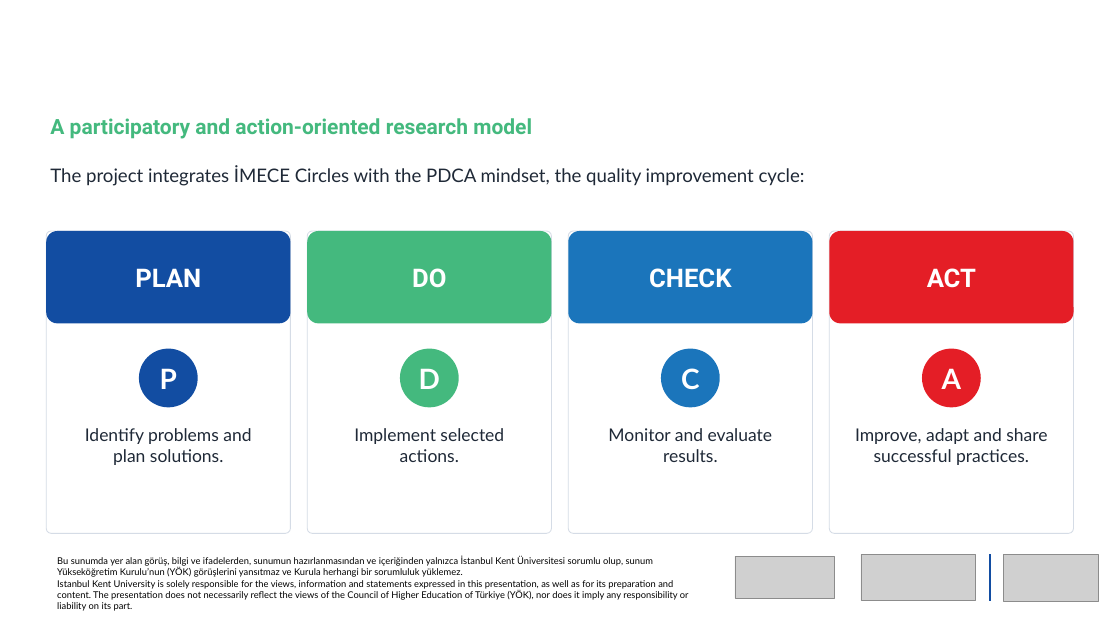
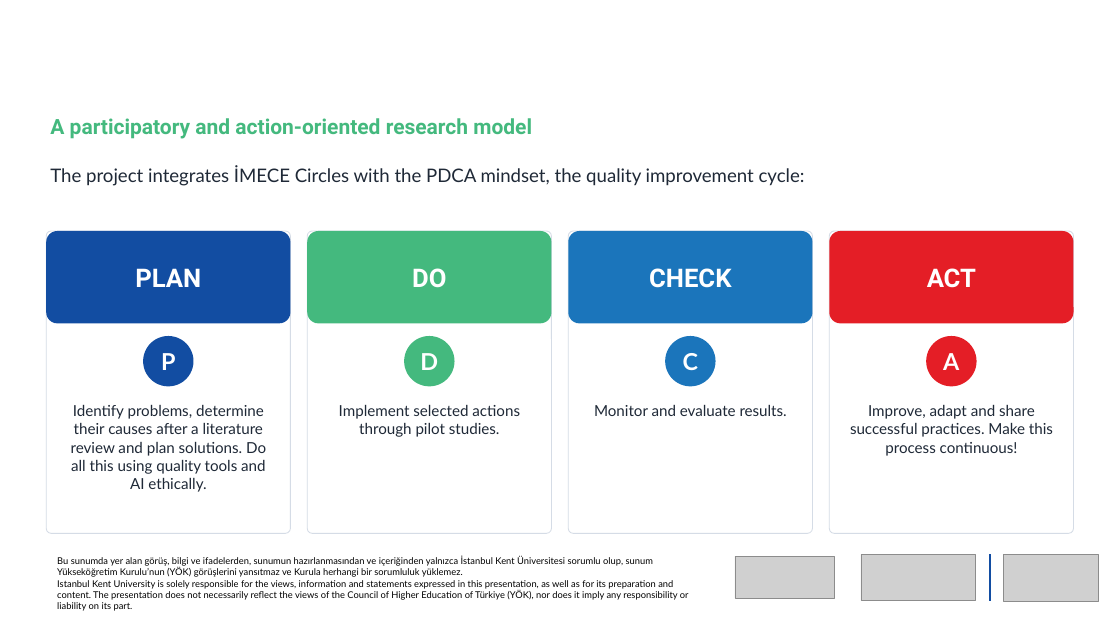
Before and after one commit to newtonsgrandson/cop-31-hayal-koksal, a slide deck: slide 13 of sunum/COP31_Climate_IMECE_Hayal_Koksal_EN.pptx (slide 14 before the commit). Drawn at 1120x630 pixels with LibreOffice and Linux fonts; fonts in the diff are those of the drawing; grey boxes stand for pictures; background and template pictures are left out. Boxes give left, top, right and bottom in pixels: in the first picture for what was removed or moved away, otherwise in the second. Text is boxed around its words. In the diff, an @@ line names an element or a change of style, - is before the commit and + after.

```diff
--- a/sunum/COP31_Climate_IMECE_Hayal_Koksal_EN.pptx
+++ b/sunum/COP31_Climate_IMECE_Hayal_Koksal_EN.pptx
@@ ellipse "P" resized from (x1=139, y1=349, x2=197, y2=408) to (x1=143, y1=336, x2=193, y2=386) @@
@@ ellipse "D" resized from (x1=400, y1=349, x2=459, y2=408) to (x1=404, y1=336, x2=455, y2=386) @@
@@ size 24 to 20 pt in 4 elements at (x1=143, y1=336, x2=193, y2=386), (x1=404, y1=336, x2=455, y2=386), (x1=927, y1=336, x2=977, y2=386), (x1=665, y1=336, x2=716, y2=386) @@
@@ ellipse "C" resized from (x1=661, y1=349, x2=720, y2=408) to (x1=665, y1=336, x2=716, y2=386) @@
@@ ellipse "A" resized from (x1=923, y1=349, x2=981, y2=408) to (x1=927, y1=336, x2=977, y2=386) @@
@@ text at (x1=71, y1=405, x2=266, y2=492): text changed; size 15 to 13 pt @@
-Identify problems and plan solutions.
+Identify problems, determine their causes after a literature review and plan solutions. Do all this using quality tools and AI ethically.
@@ text at (x1=339, y1=405, x2=520, y2=437): text changed; size 15 to 13 pt @@
-Implement selected actions.
+Implement selected actions through pilot studies.
@@ text "Monitor and evaluate results." moved from (x1=608, y1=428, x2=773, y2=462) to (x1=594, y1=405, x2=787, y2=416) @@
@@ text "Monitor and evaluate results." at (x1=594, y1=405, x2=787, y2=416): size 15 to 13 pt @@
@@ text at (x1=850, y1=405, x2=1053, y2=456): text changed; size 15 to 13 pt @@
-Improve, adapt and share successful practices.
+Improve, adapt and share successful practices. Make this process continuous!
```
Also in this commit, not shown: 13 other slides changed, 27 other files.
